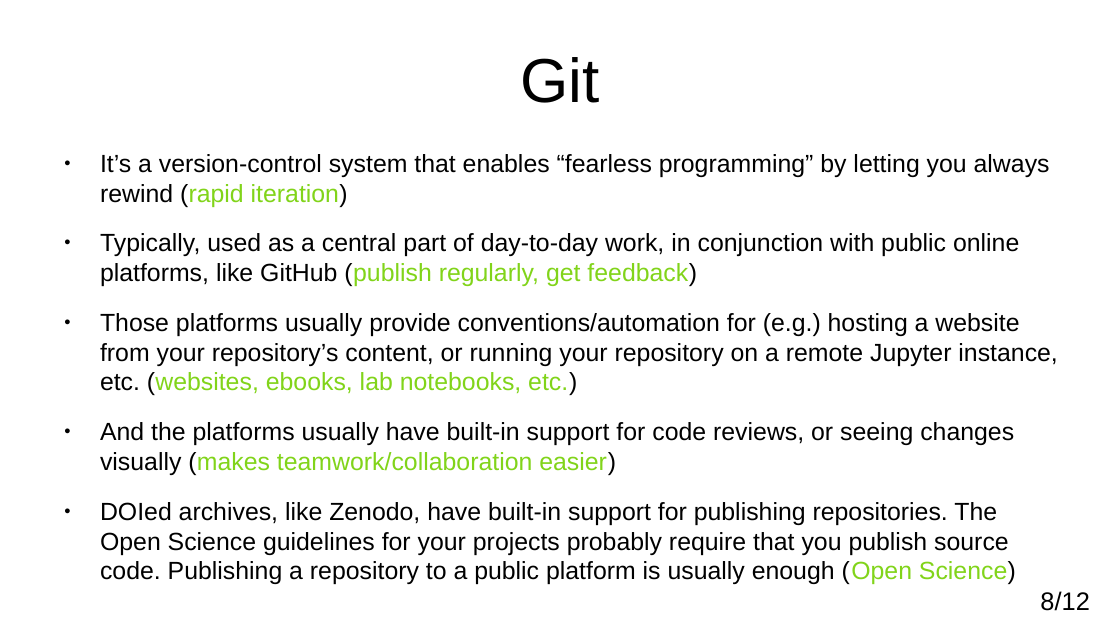
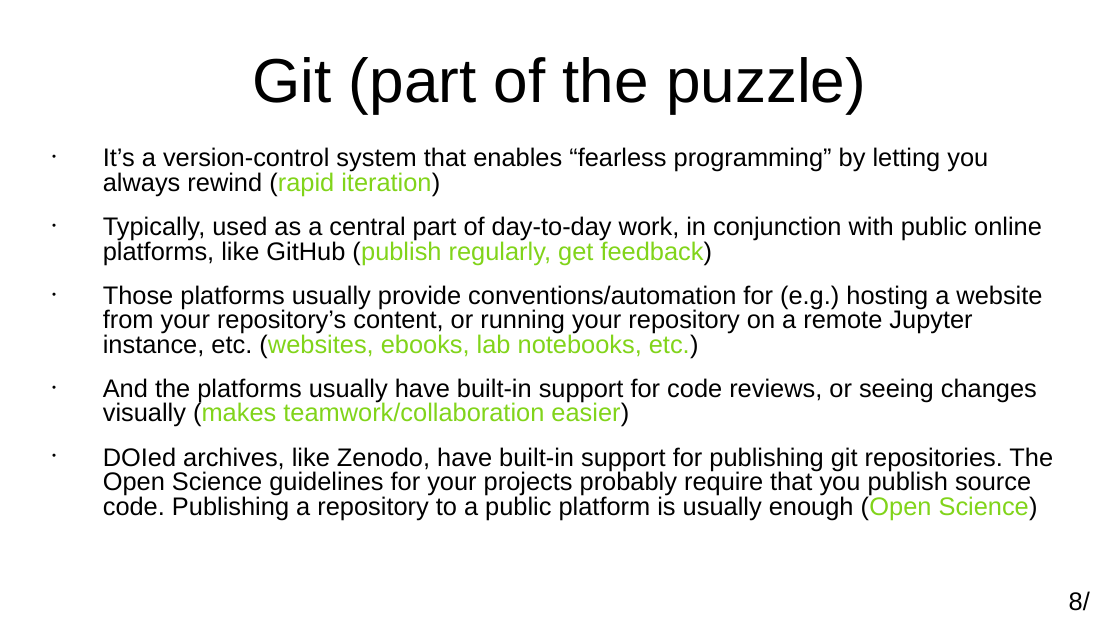
Before and after one commit to adamkewley/rse-meetups, a slide deck: slide 8 of 2_SharingAndCollaboration/PresentationSlides.odp. Drawn at 1120x630 pixels with LibreOffice and Linux fonts; fonts in the diff are those of the drawing. Boxes give left, top, right and bottom in pixels: in the first picture for what was removed or moved away, otherwise in the second. Text is boxed around its words. In the diff, an @@ line names an element or a change of style, - is before the commit and + after.

```diff
--- a/2_SharingAndCollaboration/PresentationSlides.odp
+++ b/2_SharingAndCollaboration/PresentationSlides.odp
@@ title at (253, 57, 866, 113): text changed @@
-Git
+Git (part of the puzzle)
@@ text at (103, 147, 1042, 427): size 17.6 to 18 pt in "It’s a version-control system that enables “fearless ...", "Typically, used as a central part of ...", "Those platforms usually provide conventions/automation for ( ...", "And the platforms usually have built-in support ..."; bullet ● to •; line spacing 1 to 0.8 @@
@@ text at (103, 447, 1053, 520): text changed; size 17.6 to 18 pt @@
-● DOIed archives, like Zenodo, have built-in support for publishing repositories. The Open Science guidelines for your projects probably require that you publish source code. Publishing a repository to a public platform is usually enough (Open Science)
+• DOIed archives, like Zenodo, have built-in support for publishing git repositories. The Open Science guidelines for your projects probably require that you publish source code. Publishing a repository to a public platform is usually enough (Open Science)
@@ page number at (1069, 591, 1090, 611): text changed @@
-8/12
+8/
```
Also in this commit, not shown: 10 other slides changed, 1 slide added.
